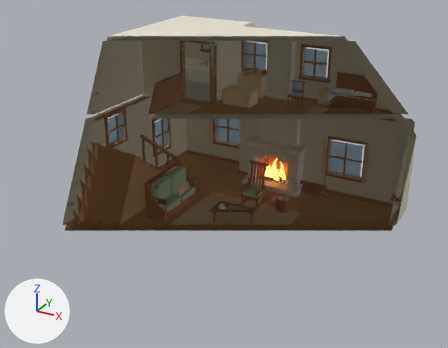
An edit to the FBX model Assets/MothersHouse/Models/MothersHouseInterior3D.fbx, drawn before and after from the same camera.
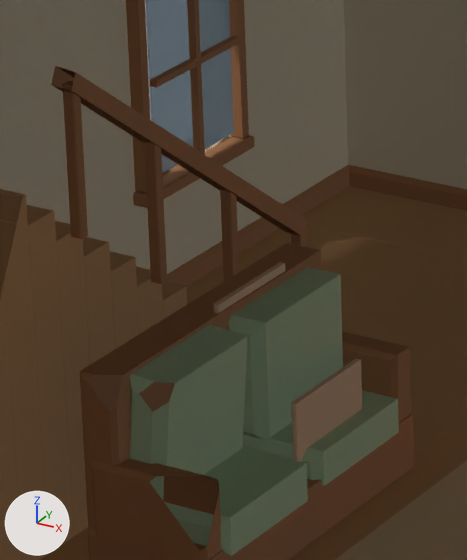
Old and new are each drawn whole from a 50 mm camera at (9.09, -17.18, 10.36) aimed at (-0.24, -0.21, 1.87) and again close up on the part from 29% to 46% of the width and 36% to 61% of the height. Lighting does not change. The marker at lower left points along +X, +Y and +Z. The last two pictures show the newer version. Everything nearer to the camera than a plane just in front of the edit is cut away. Where no turn or scale is listed for an object, it has been applied to the vertices.

Before the edit, the objects in view are built like this:
```python
me_dress_sofa_patchedthrow_mesh = bpy.data.meshes.new('DRESS_Sofa.PatchedThrow_Mesh')
me_dress_sofa_patchedthrow_mesh.from_pydata(...)  # 48 vertices, 42 faces; spans x -2.717..-2.172, y -0.1..0.62, z 0.31..1.38
me_dress_sofa_patchedthrow_mesh.materials.append(mat_preview_mothershouse_bedlinen)  # beige #d8b899
me_fix_sofa_cushions_mesh = bpy.data.meshes.new('FIX_Sofa.Cushions_Mesh')
me_fix_sofa_cushions_mesh.from_pydata(...)  # 64 vertices, 56 faces; spans x -2.75..-2.04, y -1.05..0.89, z 0.33..1.31
me_fix_sofa_cushions_mesh.materials.append(mat_preview_mothershouse_upholstery)  # greyish green #afc8a6
me_fix_window_ground_west_north_frame_mesh = bpy.data.meshes.new('FIX_Window.ground-west-north.Frame_Mesh')
me_fix_window_ground_west_north_frame_mesh.from_pydata(...)  # 92 vertices, 84 faces; spans x -5.12..-4.75, y 2.18..3.43, z 0.76..2.32
me_fix_window_ground_west_north_frame_mesh.materials.append(mat_preview_mothershouse_darkwood)  # brown #a6734b
ob_dress_sofa_patchedthrow = bpy.data.objects.new('DRESS_Sofa.PatchedThrow', me_dress_sofa_patchedthrow_mesh)
ob_dress_sofa_patchedthrow.location = (0.0, 0.0, 0.0)
ob_fix_sofa_cushions = bpy.data.objects.new('FIX_Sofa.Cushions', me_fix_sofa_cushions_mesh)
ob_fix_sofa_cushions.location = (0.0, 0.0, 0.0)
ob_fix_window_ground_west_north_frame = bpy.data.objects.new('FIX_Window.ground-west-north.Frame', me_fix_window_ground_west_north_frame_mesh)
ob_fix_window_ground_west_north_frame.location = (0.0, 0.0, 0.0)
# also in view: 'FIX_Stair.Steps' at (-4.12, -1.04, 1.77); 'FIX_Wall.Left' at (-5.0, 0.45, 0.31); 'FIX_Stair.Rail' at (-3.28, -0.57, 2.34); 'FIX_Floor' at (0.0, 0.45, -0.09); 'FIX_Window.ground-west-north.Glass' at (-4.82, 2.8, 1.55)
```
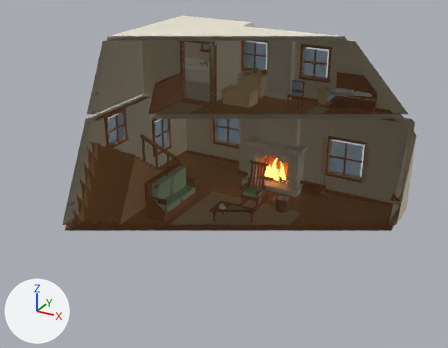
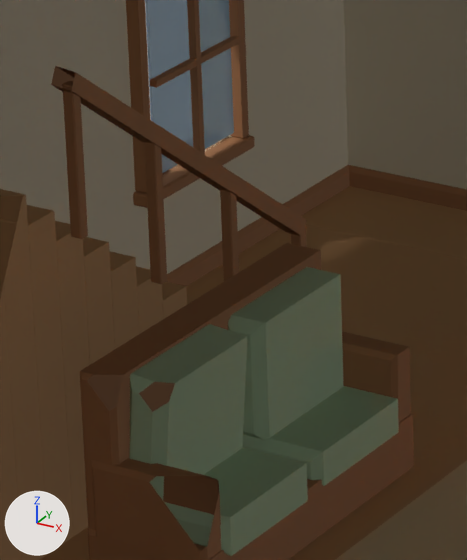
Where the change shows, as pixel boxes (x1, y1, x2, y2) in the close-ups (467 x 560 px):
'DRESS_Sofa.PatchedThrow', deleted (beige): before (213, 262, 362, 462)

The edits, one by one:
Object 'DRESS_Sofa.PatchedThrow' (ob_dress_sofa_patchedthrow) is deleted.
